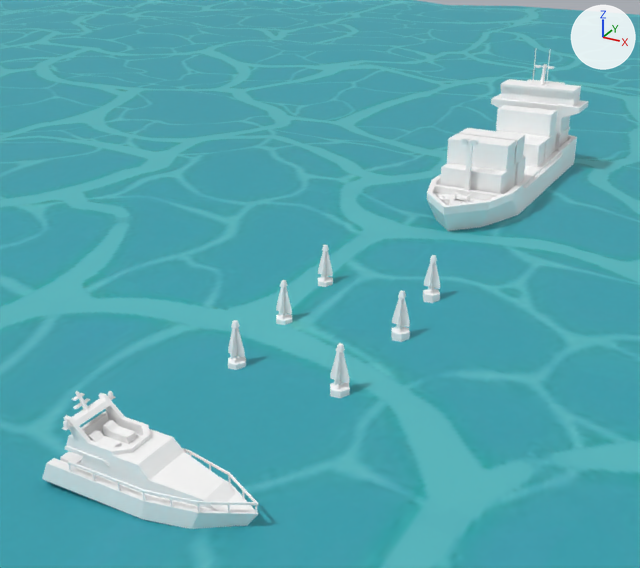
Two versions of the FBX model Unity/Assets/Resources/Meshs/ChangJing/changjing7_4.fbx, one commit apart.
One viewpoint serves both versions: a 50 mm camera at (31.1, -49.3, 34.2) aimed at (-7.4, 20.8, -0.8). The lights are fixed; the arrows at upper right show +X, +Y and +Z. Where no turn or scale is listed for an object, it has been applied to the vertices.

Before the edit, the objects in view are built like this:
```python
ob_changjing_7_4 = bpy.data.objects.new('changjing_7_4', me_mesh_002)
ob_changjing_7_4.location = (0.0, 0.0, 0.0)
ob_fupiao_green1 = bpy.data.objects.new('FuPiao_Green1', me_mesh_004)
ob_fupiao_green1.location = (4.7, 1.7, 1.8)
ob_fupiao_green2 = bpy.data.objects.new('FuPiao_Green2', me_mesh_003)
ob_fupiao_green2.location = (-5.3, 2.9, 0.8)
ob_fupiao_green4 = bpy.data.objects.new('FuPiao_Green4', me_mesh_005)
ob_fupiao_green4.location = (-6.0, 11.6, 0.9)
ob_fupiao_green7 = bpy.data.objects.new('FuPiao_Green7', me_mesh_006)
ob_fupiao_green7.location = (5.3, 11.6, 2.3)
ob_fupiao_green8 = bpy.data.objects.new('FuPiao_Green8', me_mesh_007)
ob_fupiao_green8.location = (-6.0, 19.2, 1.6)
ob_fupiao_green9 = bpy.data.objects.new('FuPiao_Green9', me_mesh_008)
ob_fupiao_green9.location = (4.8, 19.2, 2.6)
ob_huolun3 = bpy.data.objects.new('HuoLun3', me_mesh)
ob_huolun3.location = (0.0, 52.7, 6.4)
# also in view: 'KuaiTing14' at (0.0, -14.2, 2.0)
```
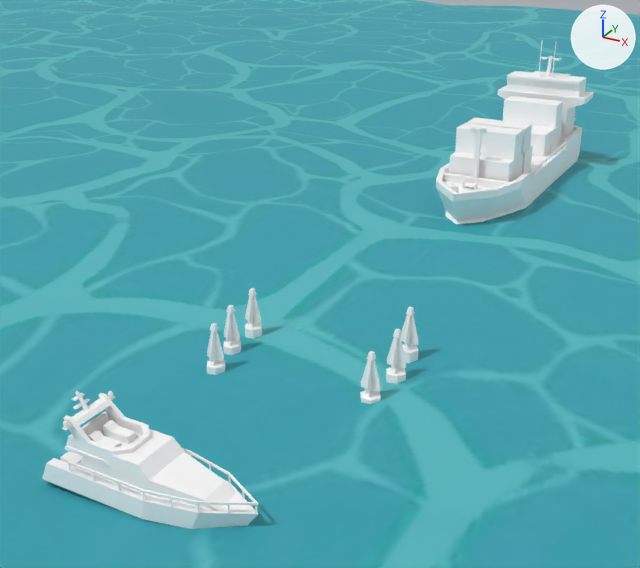
Boxes (x1, y1, x2, y2) around the edits, measured in the pictures (640 x 568 px):
'HuoLun3', moved: before (427, 48, 588, 231); after (436, 40, 594, 224)
'FuPiao_Green1', moved: before (330, 343, 350, 398); after (360, 351, 381, 404)
'FuPiao_Green7', moved: before (391, 290, 410, 342); after (386, 328, 406, 384)
'FuPiao_Green2', moved: before (228, 320, 246, 370); after (207, 323, 225, 375)
'FuPiao_Green9', moved: before (423, 255, 440, 303); after (401, 307, 419, 363)
'FuPiao_Green4', moved: before (276, 280, 292, 325); after (223, 305, 241, 355)
'FuPiao_Green8', moved: before (318, 245, 333, 287); after (245, 288, 262, 338)

The change in detail:
Object 'FuPiao_Green8' (ob_fupiao_green8) moves from (-6.0, 19.2, 1.6) to (-7.1, 8.3, 1.1).
Object 'FuPiao_Green1' (ob_fupiao_green1) moves from (4.7, 1.7, 1.8) to (7.3, 1.7, 1.8).
Object 'FuPiao_Green9' (ob_fupiao_green9) moves from (4.8, 19.2, 2.6) to (7.4, 8.3, 2.6).
Object 'FuPiao_Green2' (ob_fupiao_green2) moves from (-5.3, 2.9, 0.8) to (-6.4, 1.7, 0.8).
Object 'FuPiao_Green7' (ob_fupiao_green7) moves from (5.3, 11.6, 2.3) to (7.8, 5.0, 2.3).
Object 'HuoLun3' (ob_huolun3) moves from (0.0, 52.7, 6.4) to (0.0, 55.2, 7.1).
Object 'FuPiao_Green4' (ob_fupiao_green4) moves from (-6.0, 11.6, 0.9) to (-7.1, 5.0, 0.9).
